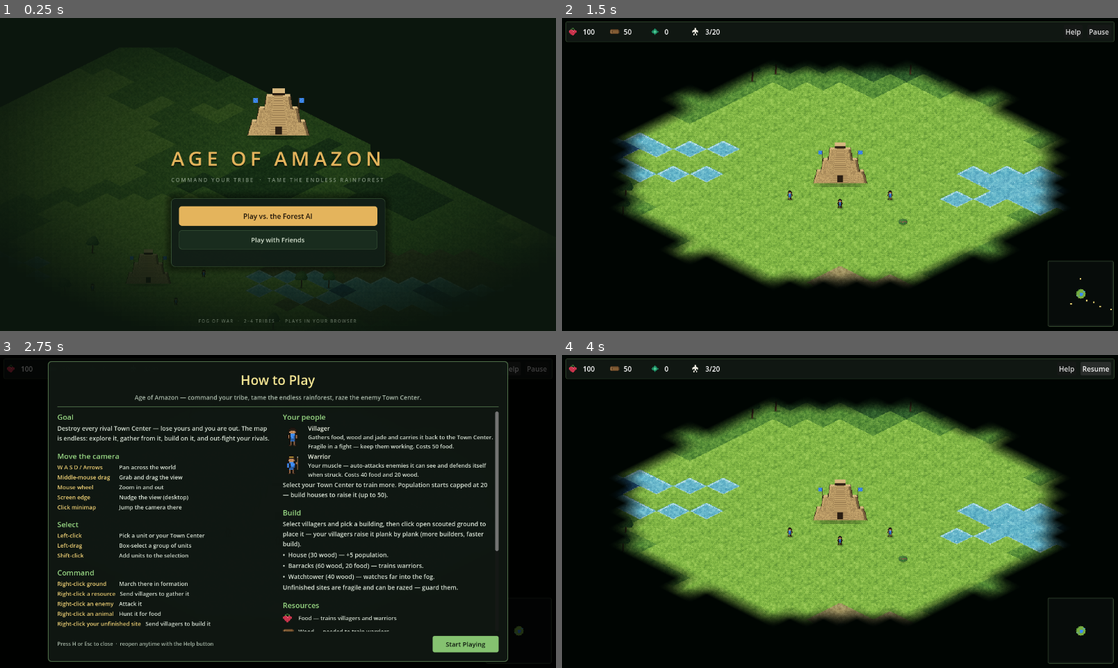
Above: before the commit, frames 1-4 (two rows, left to right).
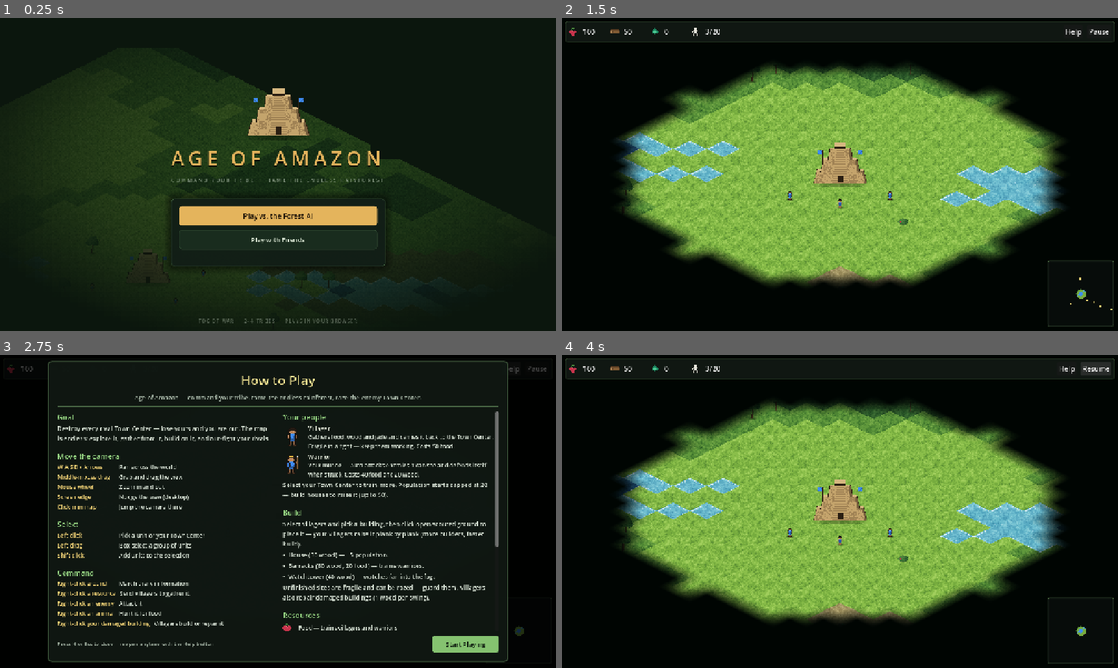
Above: after the commit, the same moments.

Repository: iagocavalcante/age-of-amazon
Game: Godot game, scene res://scenes/ui/MainMenu.tscn
The game is run twice, just before and just after one commit, with the same random seed, the same clock (stepped at 60 frames per second) and the same inputs.
Inputs:
- Up to frame 1 (0.25 s): no input
- Up to frame 2 (1.5 s): click "Play vs. the Forest AI" at 0.5 s; click "Start Playing" at 1.25 s
- Up to frame 3 (2.75 s): click "Help" at 2 s
- Up to frame 4 (4 s): click "Start Playing" at 2.75 s; click "Pause" at 3.5 s

The runs differ from the first frame. In frame 1, 1.4% of the frame differs, in the area x 24-85%, y 18-98%; in frame 2, 3.3%; in frame 3, 8.8%, in the area x 1-99%, y 1-99%; in frame 4, 3.3%.

Commit message:
feat: repair + responsive viewport
- Villagers repair damaged finished buildings via the build mechanic at
  1 wood per swing (free mid-combat healing would break sieges); right-click
  a damaged building to send them; 2 new harness assertions (9 total)
- display/stretch: mode was unset so aspect=expand did nothing — the raw
  window became the viewport and bottom-anchored UI could land outside the
  visible canvas (report: 'don't see buttons'). canvas_items stretch on a
  1280x720 base keeps every panel on-screen at any window size or zoom

Diff:
--- a/project.godot
+++ b/project.godot
@@ -31,6 +31,7 @@
 
 window/size/viewport_width=1280
 window/size/viewport_height=720
+window/stretch/mode="canvas_items"
 window/stretch/aspect="expand"
 
 [input]
--- a/scripts/autoloads/CommandRouter.gd
+++ b/scripts/autoloads/CommandRouter.gd
@@ -144,7 +144,7 @@
 func _exec_build(command: Dictionary) -> void:
 	var site: Building = _resolve_target(command.get("building_name", "")) as Building
 	if site == null or site.player_id != int(command["player_id"]) \
-			or site.is_constructed:
+			or site.current_hp >= site.max_hp:
 		return
 	_send_builders(command, site)
 
--- a/scripts/buildings/Building.gd
+++ b/scripts/buildings/Building.gd
@@ -112,14 +112,19 @@
 	EventBus.training_queued.emit(self, unit_type)
 	return true
 
-# One builder swing (authority only). Completion flips the site to a real
-# building — training unlocks and any pop bonus starts counting.
+# One builder swing (authority only). On a site, completion flips it to a
+# real building — training unlocks and any pop bonus starts counting. On a
+# damaged finished building this is a REPAIR: each swing costs 1 wood, so
+# healing mid-fight drains the stockpile instead of being free.
 func build_tick(amount: int) -> void:
-	if is_constructed:
+	if current_hp >= max_hp:
+		return
+	if is_constructed and not GameManager.spend(player_id,
+			{Constants.ResourceType.WOOD: 1}):
 		return
 	current_hp = mini(max_hp, current_hp + amount)
 	_update_health_bar()
-	if current_hp >= max_hp:
+	if not is_constructed and current_hp >= max_hp:
 		is_constructed = true
 		_update_construction_look()
 		EventBus.building_constructed.emit(self)
--- a/scripts/main/Main.gd
+++ b/scripts/main/Main.gd
@@ -278,6 +278,21 @@
 	var trains: bool = barracks != null and barracks.is_constructed \
 		and barracks.queue_train("warrior")
 	print("[test-build] barracks-trains ", "OK" if trains else "FAILED")
+
+	# Repair: damage the finished house, send villagers, watch hp return at
+	# the cost of wood.
+	site.take_damage(120)
+	var wood_before_repair: int = GameManager.get_resource(0, Constants.ResourceType.WOOD)
+	CommandRouter.submit({"type": "build", "player_id": 0,
+		"building_name": String(site.name), "actor_names": names})
+	elapsed = 0.0
+	while site.current_hp < site.max_hp and elapsed < 30.0:
+		await get_tree().create_timer(0.5).timeout
+		elapsed += 0.5
+	print("[test-build] repair ", "OK" if site.current_hp == site.max_hp else "FAILED")
+	var wood_spent: int = wood_before_repair - GameManager.get_resource(0, Constants.ResourceType.WOOD)
+	print("[test-build] repair-cost ", "OK" if wood_spent > 0 else "FAILED",
+		" (wood spent: ", wood_spent, ")")
 	get_tree().quit()
 
 # Prove the persisted seat (refresh-rejoin) file layer: save/load roundtrip,
--- a/scripts/ui/HelpScreen.gd
+++ b/scripts/ui/HelpScreen.gd
@@ -199,7 +199,7 @@
 	_add_control(col, "Right-click a resource", "Send villagers to gather it")
 	_add_control(col, "Right-click an enemy", "Attack it")
 	_add_control(col, "Right-click an animal", "Hunt it for food")
-	_add_control(col, "Right-click your unfinished site", "Send villagers to build it")
+	_add_control(col, "Right-click your damaged building", "Villagers build or repair it")
 
 func _build_right(col: VBoxContainer) -> void:
 	_add_section(col, "Your people")
@@ -212,7 +212,7 @@
 	_add_body(col, "•  House (30 wood) — +5 population.")
 	_add_body(col, "•  Barracks (60 wood, 20 food) — trains warriors.")
 	_add_body(col, "•  Watchtower (40 wood) — watches far into the fog.")
-	_add_body(col, "Unfinished sites are fragile and can be razed — guard them.")
+	_add_body(col, "Unfinished sites are fragile and can be razed — guard them. Villagers also repair damaged buildings (1 wood per swing).")
 
 	_add_section(col, "Resources")
 	_add_resource(col, Constants.ResourceType.FOOD, "Food", "trains villagers and warriors")
--- a/scripts/ui/SelectionManager.gd
+++ b/scripts/ui/SelectionManager.gd
@@ -196,11 +196,11 @@
 	var names: Array = selected_units.map(
 		func(u: Node2D) -> String: return String(u.name))
 
-	# A friendly, unfinished site under the cursor: send villagers to build.
+	# A friendly site or damaged building under the cursor: build / repair.
 	var site: Building = GameManager.world.building_at(
 		Constants.world_to_grid(world_pos)) as Building
 	if site != null and site.player_id == GameManager.local_player_id \
-			and not site.is_constructed:
+			and site.current_hp < site.max_hp:
 		CommandRouter.submit({
 			"type": "build", "player_id": GameManager.local_player_id,
 			"actor_names": names, "building_name": String(site.name),
--- a/scripts/units/Unit.gd
+++ b/scripts/units/Unit.gd
@@ -218,6 +218,8 @@
 func command_build(site: Building) -> void:
 	if not can_gather or site == null or not is_instance_valid(site):
 		return
+	if site.current_hp >= site.max_hp:
+		return  # nothing to build or repair
 	_build_site = site
 	_attack_target = null
 	var spot: Dictionary = GameManager.pathfinder.adjacent_walkable(
@@ -234,7 +236,7 @@
 
 func _process_building(delta: float) -> void:
 	if _build_site == null or not is_instance_valid(_build_site) \
-			or _build_site.is_constructed:
+			or _build_site.current_hp >= _build_site.max_hp:
 		_build_site = null
 		current_state = State.IDLE
 		return
@@ -297,7 +299,7 @@
 			_deposit()
 		"build":
 			if _build_site != null and is_instance_valid(_build_site) \
-					and not _build_site.is_constructed:
+					and _build_site.current_hp < _build_site.max_hp:
 				current_state = State.BUILDING
 				_build_timer = 0.0
 			else:
Not shown, changed: .claude-memory/activity.log
Not shown, changed: .github/workflows/tests.yml
